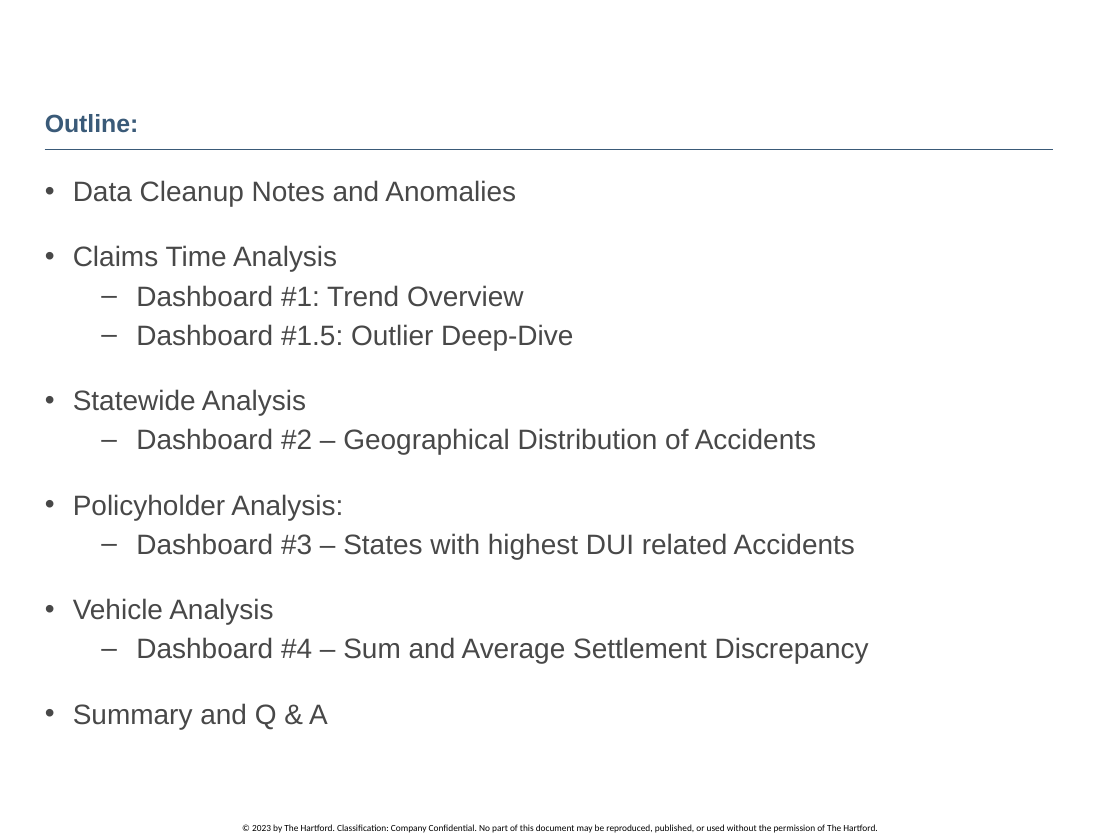
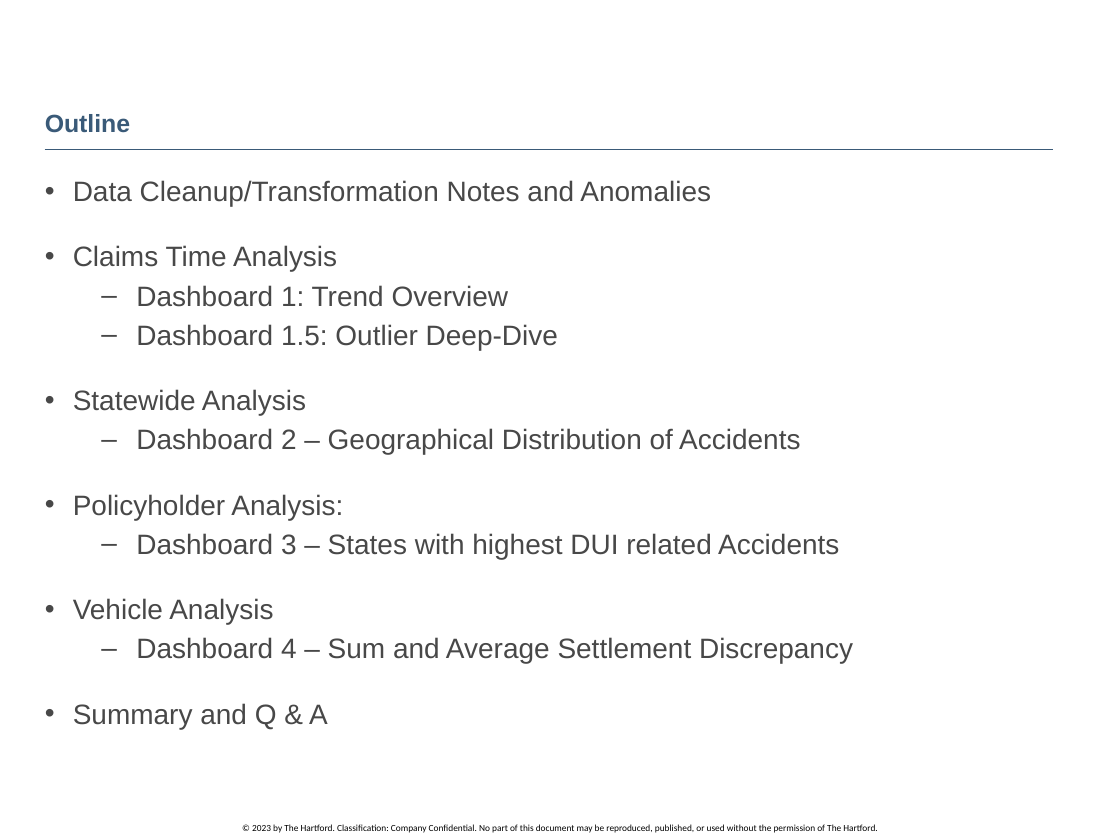
Before and after one commit to Jeni-D/PUBLIC, a slide deck: slide 2 of Capstone/JDUSCHAK CAPSTONE POWERPOINT.pptx. Drawn at 1120x840 pixels with LibreOffice and Linux fonts; fonts in the diff are those of the drawing; background and template pictures are left out. Boxes give left, top, right and bottom in pixels: in the first picture for what was removed or moved away, otherwise in the second. Text is boxed around its words. In the diff, an @@ line names an element or a change of style, - is before the commit and + after.

```diff
--- a/Capstone/JDUSCHAK CAPSTONE POWERPOINT.pptx
+++ b/Capstone/JDUSCHAK CAPSTONE POWERPOINT.pptx
@@ title at (45,114,130,133): text changed @@
-Outline:
+Outline
@@ text at (73,180,711,206): text changed @@
-• Data Cleanup Notes and Anomalies
+• Data Cleanup/Transformation Notes and Anomalies
@@ text at (136,285,558,350): text changed @@
-  – Dashboard #1: Trend Overview
-  – Dashboard #1.5: Outlier Deep-Dive
+  – Dashboard 1: Trend Overview
+  – Dashboard 1.5: Outlier Deep-Dive
@@ text at (136,428,800,455): text changed @@
-  – Dashboard #2 – Geographical Distribution of Accidents
+  – Dashboard 2 – Geographical Distribution of Accidents
@@ text at (136,533,839,559): text changed @@
-  – Dashboard #3 – States with highest DUI related Accidents
+  – Dashboard 3 – States with highest DUI related Accidents
@@ text at (136,637,853,664): text changed @@
-  – Dashboard #4 – Sum and Average Settlement Discrepancy
+  – Dashboard 4 – Sum and Average Settlement Discrepancy
```
Also in this commit, not shown: 10 other slides changed, 1 other file.
